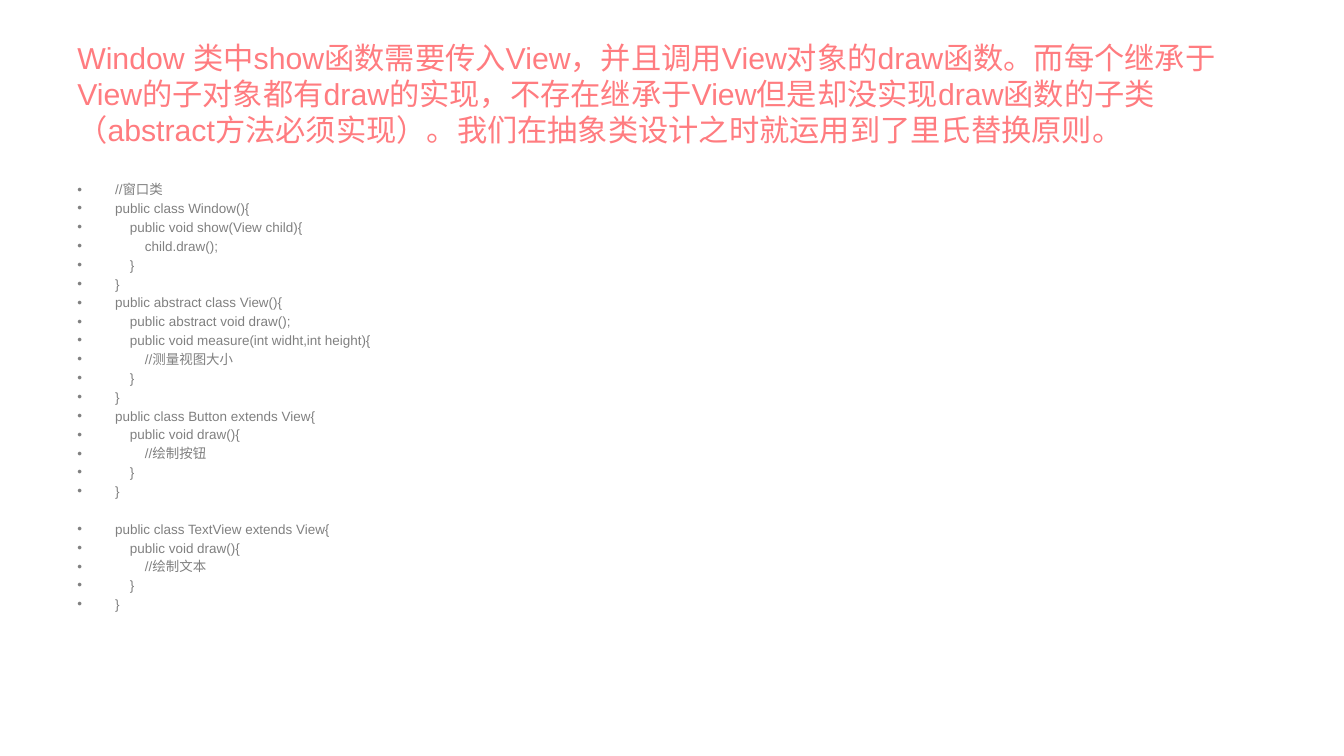
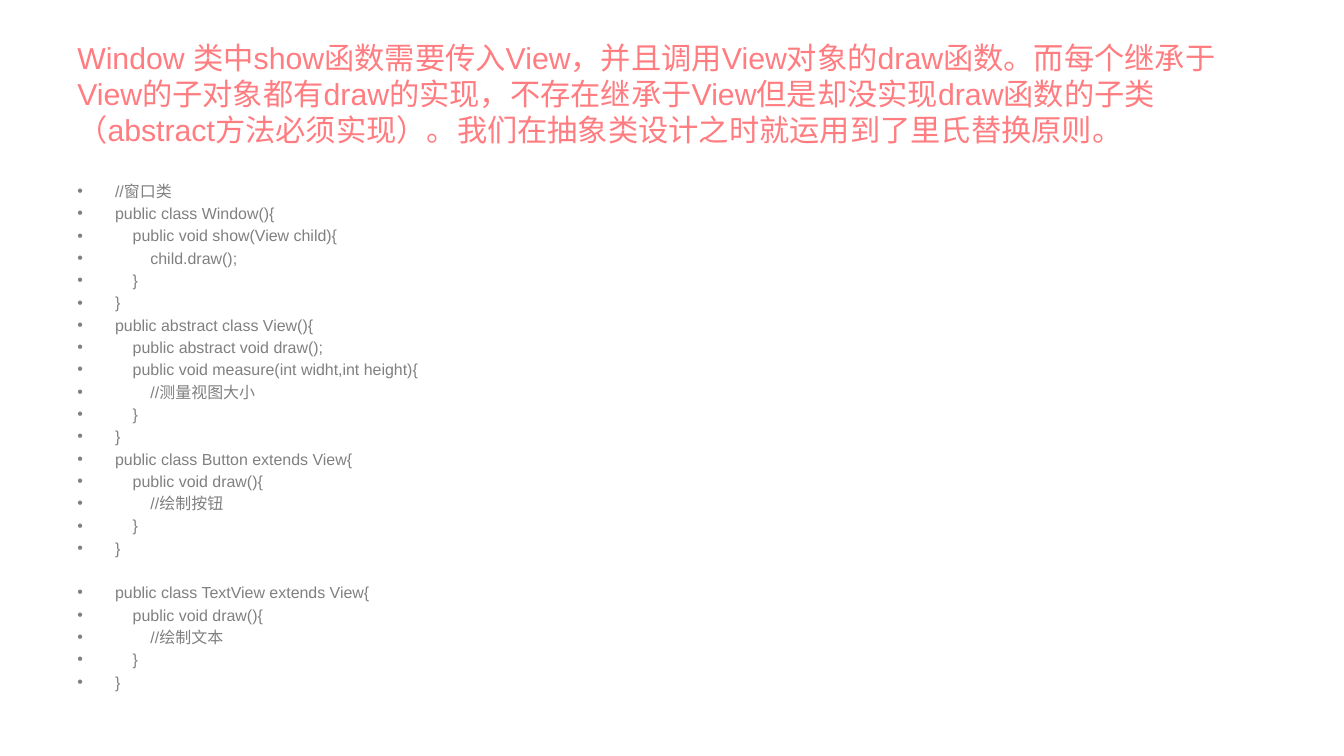
Before and after one commit to fengyulongGit/DesignPatteran, a slide deck: slide 7 of 从设计模式学习Android开发.pptx. Drawn at 1344x756 pixels with LibreOffice and Linux fonts; fonts in the diff are those of the drawing. Boxes give left, top, right and bottom in pixels: in the first picture for what was removed or moved away, otherwise in the second. Text is boxed around its words. In the diff, an @@ line names an element or a change of style, - is before the commit and + after.

```diff
--- a/从设计模式学习Android开发.pptx
+++ b/从设计模式学习Android开发.pptx
@@ text "//窗口类" at (115, 184, 418, 644): size 9.6 to 11.4 pt @@
```
Also in this commit, not shown: 2 other slides changed, 3 slides added.
